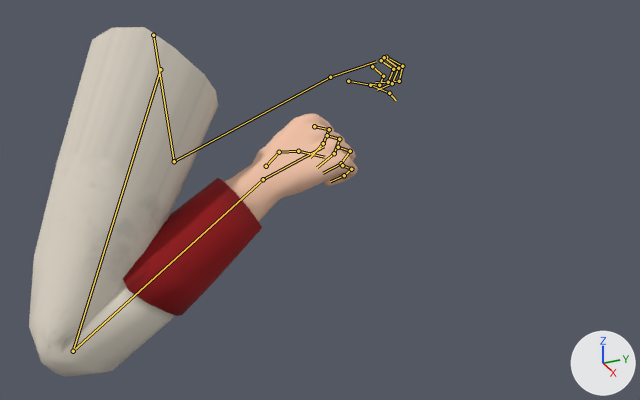
Two versions of the FBX model Game/res/assets/models/Animation/Character/RightArm.fbx, one commit apart.
Before and after are seen from a 50 mm camera at (93.3, -27.0, 20.7) aimed at (14.8, 8.3, -18.6). The lights are fixed; the arrows at lower right show +X, +Y and +Z. Both versions are drawn at frame 468 of the action 'Armature|Idle_L'; the numbers are the values there. The bones that bend it are drawn over the model as lines.
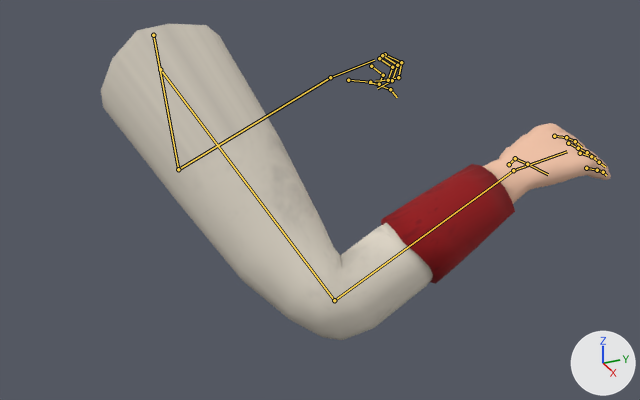
What the commit changed:
Bone 'R_UpperArm' (bone_r_upperarm) turns from (-72, -11, -30) to (-20, -17, -27) degrees about its own x, y and z.
Bone 'R_Forearm' (bone_r_forearm) turns from (115, -10, -13) to (57, -24, -12) degrees about its own x, y and z.
Bone 'R_Pointer' (bone_r_pointer) turns from (6, 1, 53) to (0, 0, 33) degrees about its own x, y and z.
Bone 'R_Pointer.001' (bone_r_pointer_001) turns from (16, -9, 54) to (0, 0, 0) degrees about its own x, y and z.
Bone 'R_Pointer.002' (bone_r_pointer_002) turns from (3, -1, 45) to (0, 0, 0) degrees about its own x, y and z.
Bone 'R_Middle' (bone_r_middle) turns from (4, 1, 48) to (0, 0, 33) degrees about its own x, y and z.
Bone 'R_Middle.001' (bone_r_middle_001) turns from (10, -3, 54) to (0, 0, 0) degrees about its own x, y and z.
Bone 'R_Middle.002' (bone_r_middle_002) turns from (6, -3, 47) to (0, 0, 0) degrees about its own x, y and z.
Bone 'R_Ring' (bone_r_ring) turns from (0, -2, 54) to (0, 0, 33) degrees about its own x, y and z.
Bone 'R_Ring.001' (bone_r_ring_001) turns from (7, -6, 54) to (0, 0, 0) degrees about its own x, y and z.
Bone 'R_Ring.002' (bone_r_ring_002) turns from (9, -4, 42) to (0, 0, 0) degrees about its own x, y and z.
Bone 'R_Pinky' (bone_r_pinky) turns from (-1, -2, 63) to (0, 0, 33) degrees about its own x, y and z.
Bone 'R_Pinky.001' (bone_r_pinky_001) turns from (17, -8, 46) to (0, 0, 0) degrees about its own x, y and z.
Bone 'R_Pinky.002' (bone_r_pinky_002) turns from (15, -6, 39) to (0, 0, 0) degrees about its own x, y and z.

Boxes [x1, y1, x2, y2] around the edits, measured in the pictures (640 x 400 px):
'Cube', posed (55% wider, 9% shorter)
    before: [29, 27, 358, 376]
    after: [101, 24, 611, 340]
bone 'R_UpperArm', root to tip
    before: (160, 69) to (73, 351)
    after: (160, 69) to (334, 300)
bone 'R_Forearm', root to tip
    before: (73, 351) to (263, 179)
    after: (334, 300) to (513, 170)
bone 'R_Pointer', root to tip
    before: (314, 126) to (329, 129)
    after: (554, 136) to (566, 137)
bone 'R_Pointer.001', root to tip
    before: (329, 129) to (323, 143)
    after: (566, 137) to (575, 141)
bone 'R_Pointer.002', root to tip
    before: (323, 143) to (310, 157)
    after: (575, 141) to (582, 147)
bone 'R_Middle', root to tip
    before: (327, 135) to (339, 139)
    after: (568, 143) to (578, 148)
bone 'R_Middle.001', root to tip
    before: (339, 139) to (334, 153)
    after: (578, 148) to (587, 152)
bone 'R_Middle.002', root to tip
    before: (334, 153) to (317, 167)
    after: (587, 152) to (595, 158)
bone 'R_Ring', root to tip
    before: (338, 147) to (350, 151)
    after: (580, 153) to (591, 156)
bone 'R_Ring.001', root to tip
    before: (350, 151) to (341, 163)
    after: (591, 156) to (599, 162)
bone 'R_Ring.002', root to tip
    before: (341, 163) to (323, 173)
    after: (599, 162) to (605, 167)
bone 'R_Pinky', root to tip
    before: (342, 165) to (351, 169)
    after: (586, 168) to (597, 170)
bone 'R_Pinky.001', root to tip
    before: (351, 169) to (344, 175)
    after: (597, 170) to (603, 172)
bone 'R_Pinky.002', root to tip
    before: (344, 175) to (330, 181)
    after: (603, 172) to (606, 175)
